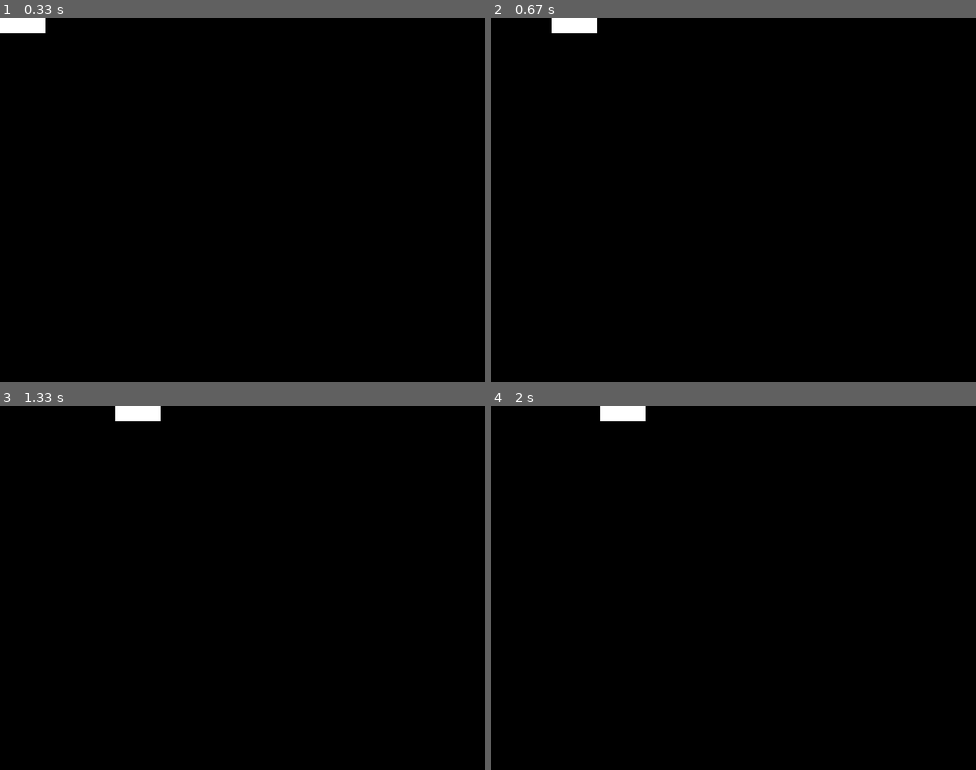
Above: before the commit, frames 1-4 (two rows, left to right).
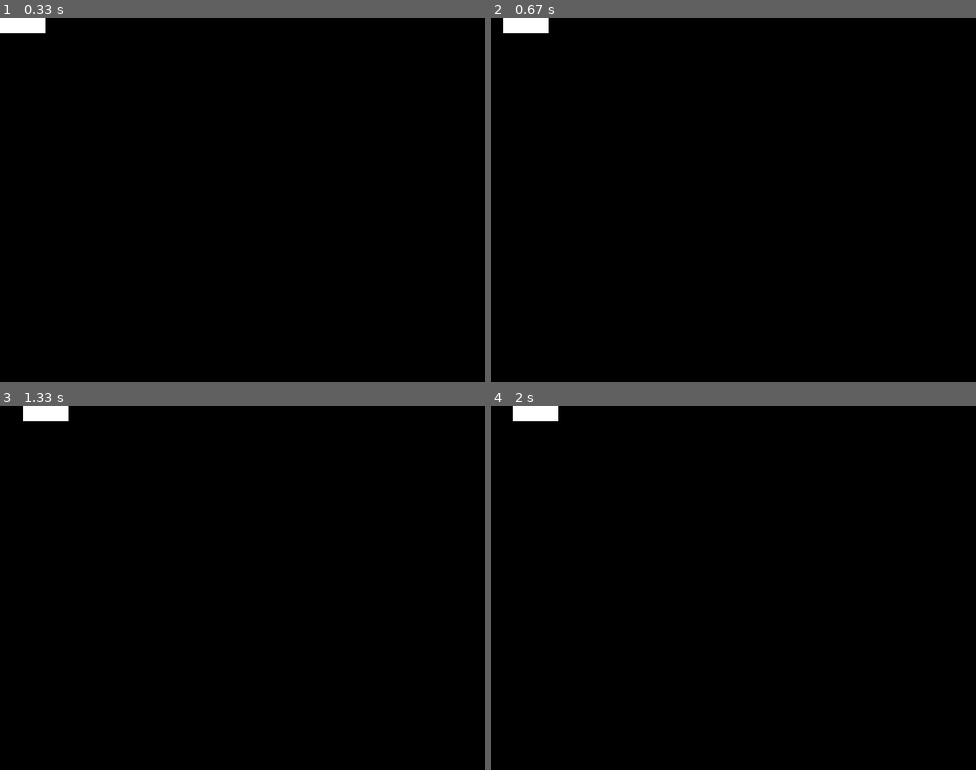
Above: after the commit, the same moments.

Repository: rychtaradam/PyGame
Game: pygame game, started from PyGame/game.py
Two runs of this game, one before a commit and one after it. Both use one fixed random seed, a clock stepped at 60 frames per second and the inputs below.
Inputs:
- Up to frame 1 (0.33 s): no input
- Up to frame 2 (0.67 s): hold Right from 0.33 s (still down)
- Up to frame 3 (1.33 s): release Right at 0.8 s; hold Up 0.83-1.13 s; hold Right from 1.17 s (still down)
- Up to frame 4 (2 s): release Right at 1.63 s; hold Left from 1.67 s (still down)

Frame 1 is identical in both runs. In frame 2, 0.8% of the frame differs, in the area x 2-22%, y 0-5%; in frame 3, 0.8%; in frame 4, 0.8%.

Commit message:
Oprava movementu

Diff:
--- a/PyGame/game.py
+++ b/PyGame/game.py
@@ -23,13 +23,13 @@
 
     def update(self, pressed_keys):
         if pressed_keys[K_UP]:
-            self.rect.move_ip(0, -5)
+            self.rect.move_ip(0, -1)
         if pressed_keys[K_DOWN]:
-            self.rect.move_ip(0, 5)
+            self.rect.move_ip(0, 1)
         if pressed_keys[K_LEFT]:
-            self.rect.move_ip(-5, 0)
+            self.rect.move_ip(-1, 0)
         if pressed_keys[K_RIGHT]:
-            self.rect.move_ip(5, 0)
+            self.rect.move_ip(1, 0)
 
         if self.rect.left < 0:
             self.rect.left = 0
